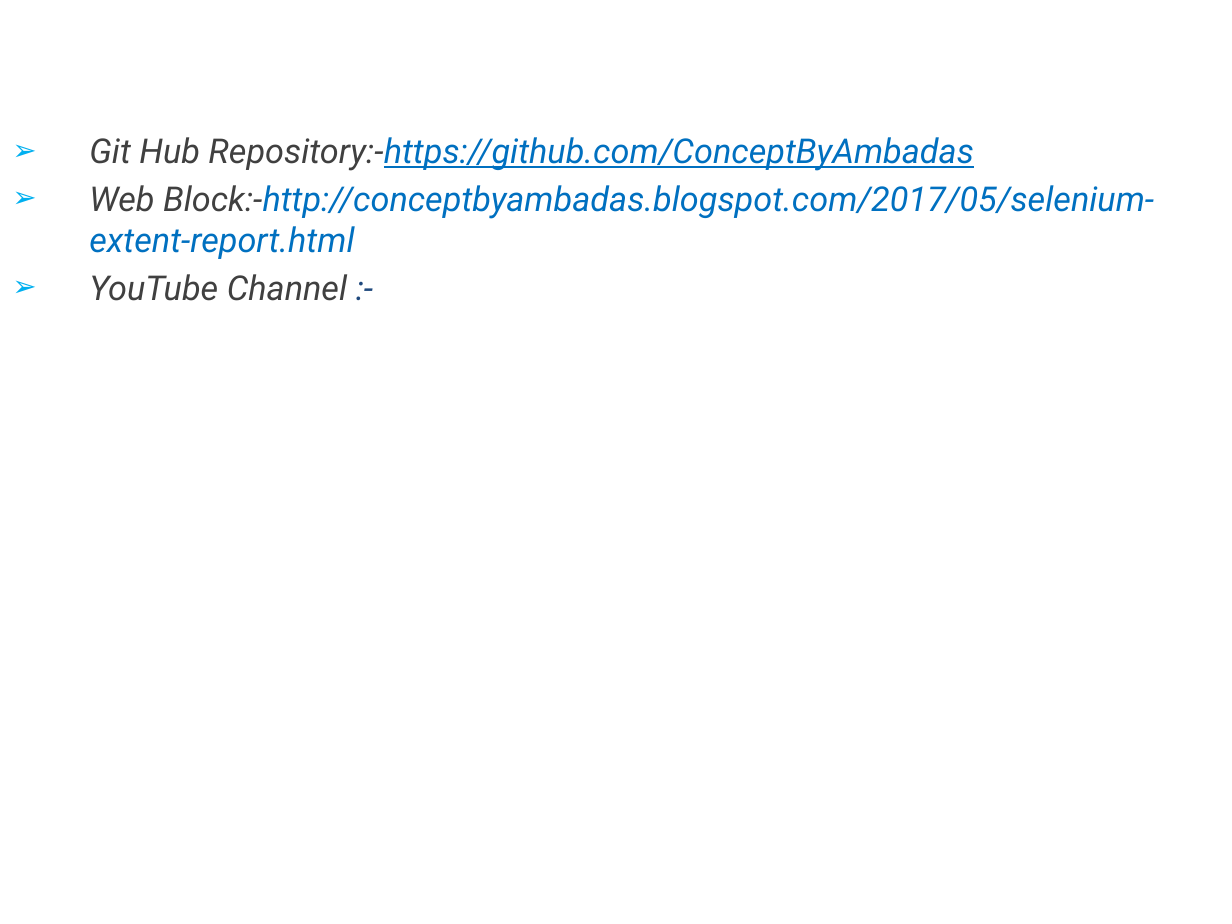
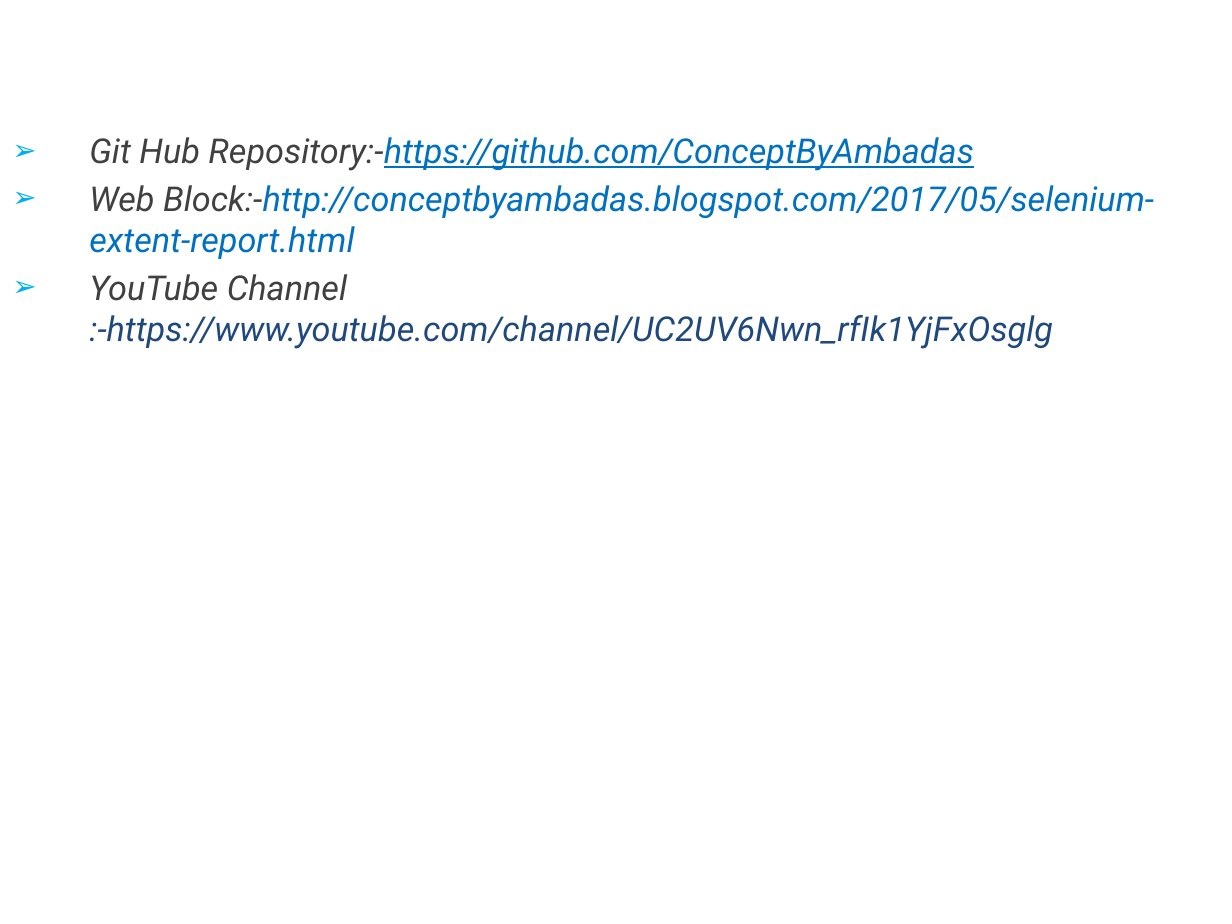
Before and after one commit to Evvans/Selenium-TestNG-Maven-Extent-Report, a slide deck: slide 10 of Page Object Model.pptx. Drawn at 1232x924 pixels with LibreOffice and Linux fonts; fonts in the diff are those of the drawing. Boxes give left, top, right and bottom in pixels: in the first picture for what was removed or moved away, otherwise in the second. Text is boxed around its words. In the diff, an @@ line names an element or a change of style, - is before the commit and + after.

```diff
--- a/Page Object Model.pptx
+++ b/Page Object Model.pptx
@@ subtitle at box(89, 274, 1053, 349): text changed; text colour #404040 to #1F497D @@
-➢ YouTube Channel :-
+➢ YouTube Channel :-https://www.youtube.com/channel/UC2UV6Nwn_rfIk1YjFxOsglg
```
Also in this commit, not shown: 46 other files.
